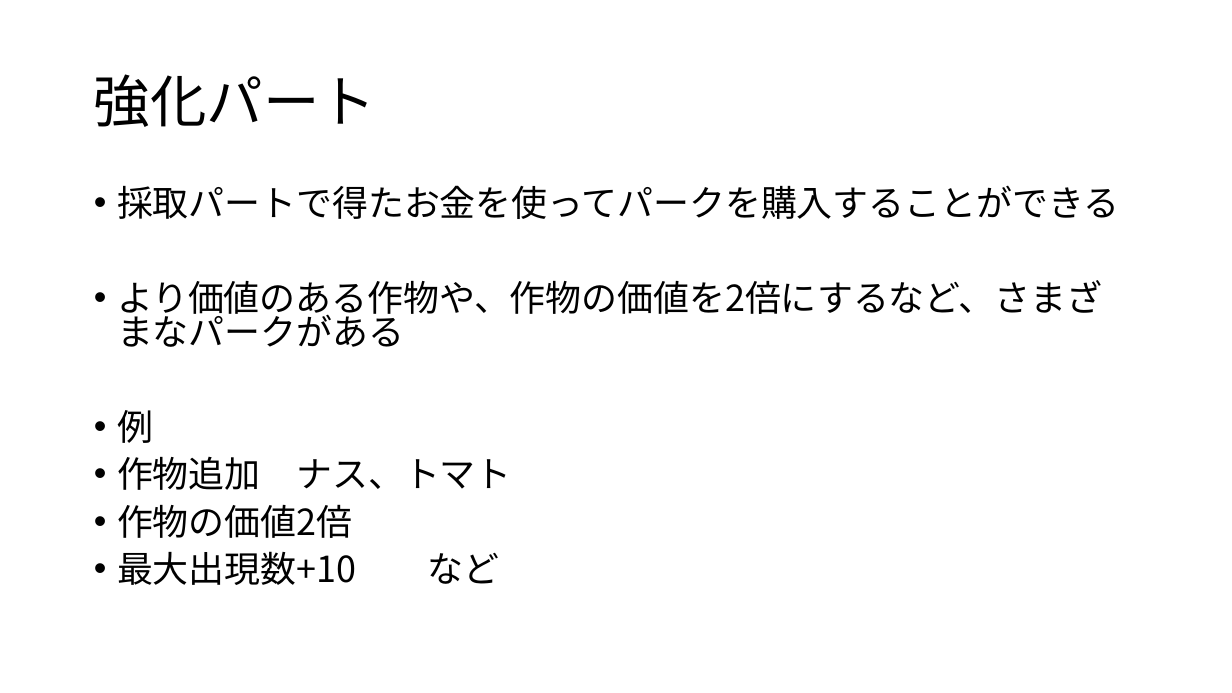
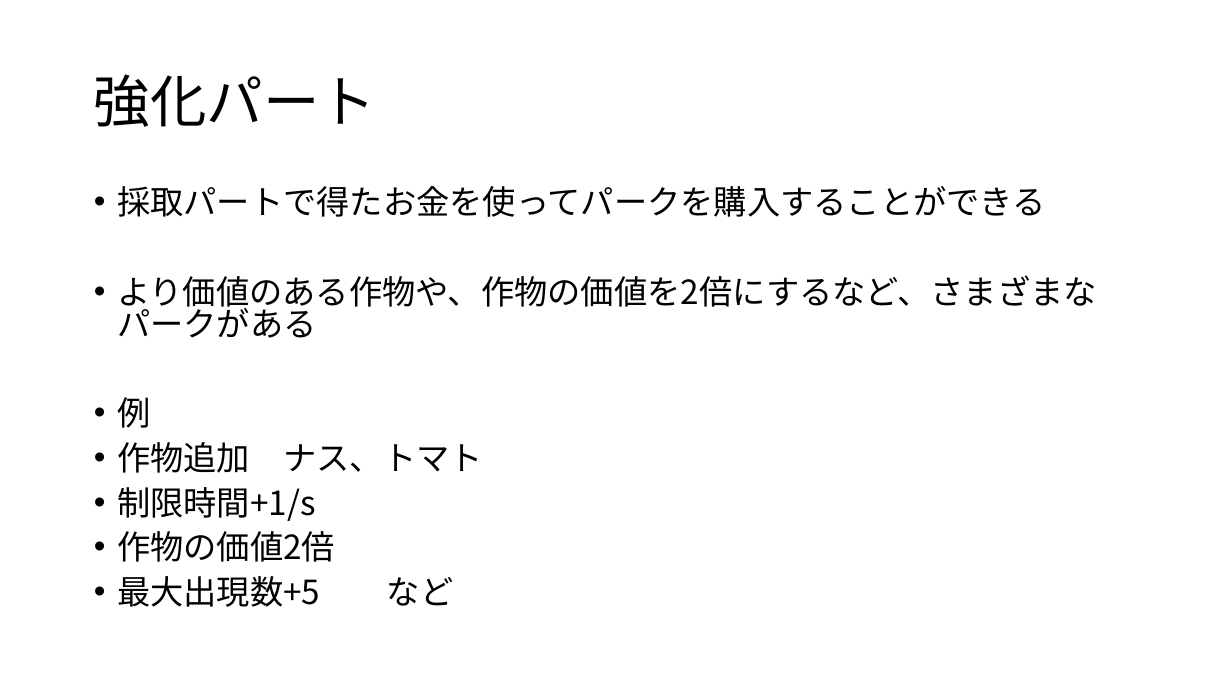
Before and after one commit to KawanoTakumi/FarmLife, a slide deck: slide 5 of FarmLife_企画.pptx. Drawn at 1232x693 pixels with LibreOffice and Linux fonts; fonts in the diff are those of the drawing. Boxes give left, top, right and bottom in pixels: in the first picture for what was removed or moved away, otherwise in the second. Text is boxed around its words. In the diff, an @@ line names an element or a change of style, - is before the commit and + after.

```diff
--- a/FarmLife_企画.pptx
+++ b/FarmLife_企画.pptx
@@ text at bbox=[117, 186, 1097, 562]: size 28 to 25.9 pt in "採取パートで得たお金を使ってパークを購入することができる", "より価値のある作物や、作物の価値を2倍にするなど、さまざまなパークがある", "例", "作物追加 ナス、トマト" and 1 more places @@
@@ text at bbox=[117, 487, 316, 521]: paragraph added @@
+• 制限時間+1/s
@@ text at bbox=[117, 576, 453, 607]: text changed; size 28 to 25.9 pt @@
-• 最大出現数+10 など
+• 最大出現数+5 など
```
Also in this commit, not shown: 2 other slides changed, 5 other files.
